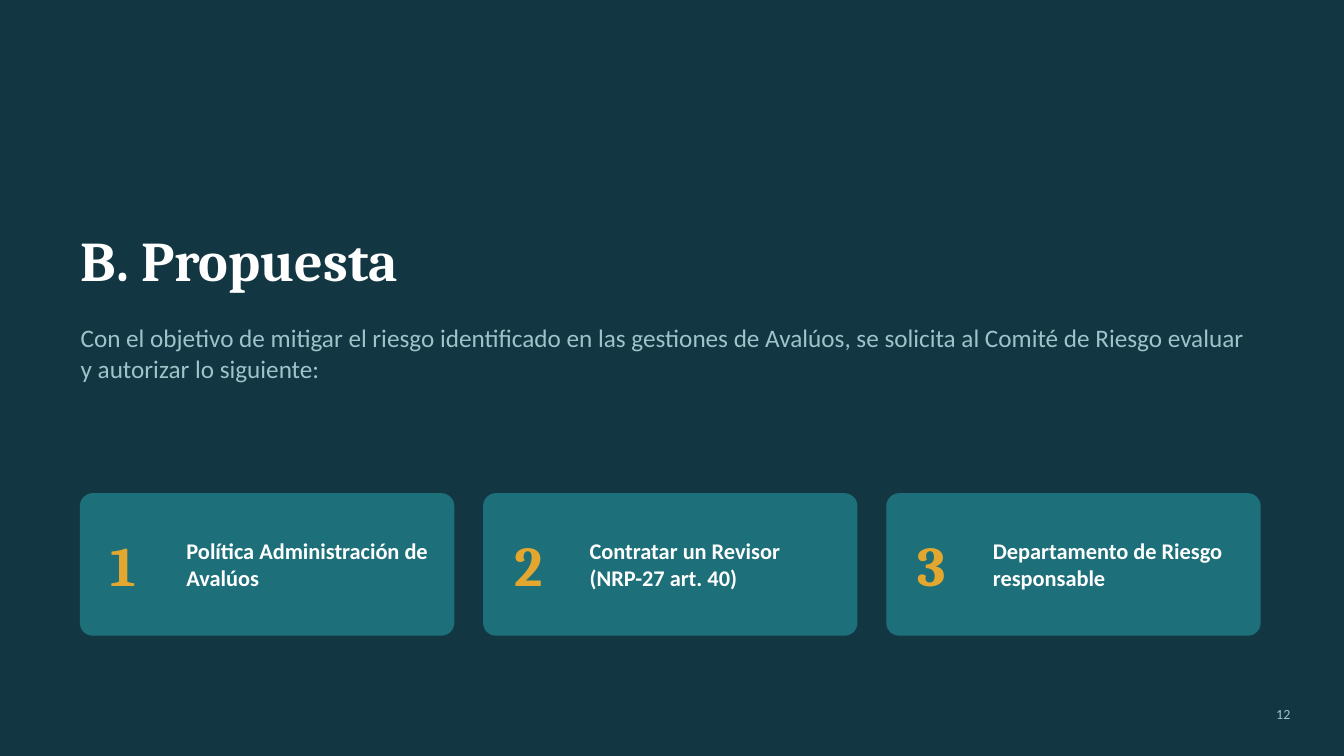
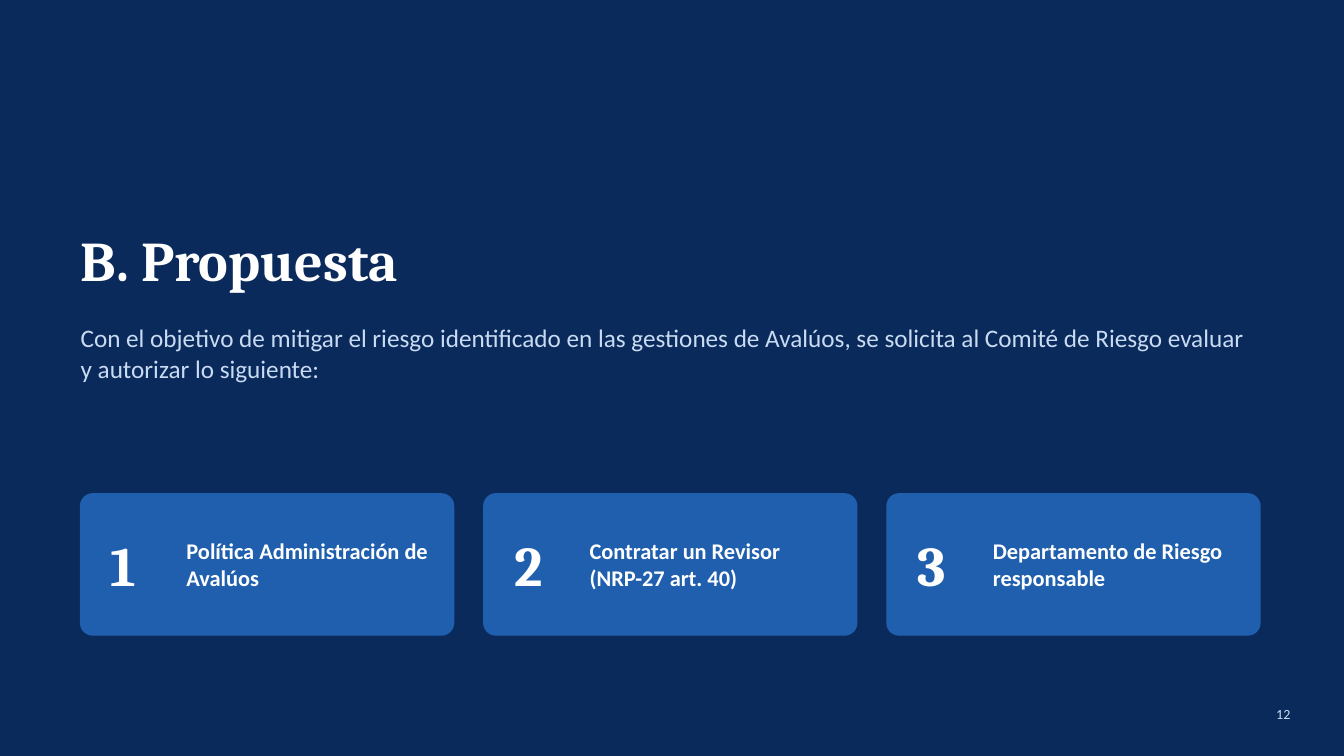
Before and after one commit to menjivar201280/riesgo, a slide deck: slide 12 of administracion-avaluos/Proyecto_Administracion_de_Avaluos.pptx. Drawn at 1344x756 pixels with LibreOffice and Linux fonts; fonts in the diff are those of the drawing. Boxes give left, top, right and bottom in pixels: in the first picture for what was removed or moved away, otherwise in the second. Text is boxed around its words. In the diff, an @@ line names an element or a change of style, - is before the commit and + after.

```diff
--- a/administracion-avaluos/Proyecto_Administracion_de_Avaluos.pptx
+++ b/administracion-avaluos/Proyecto_Administracion_de_Avaluos.pptx
@@ background #123642 to #0A2A5C @@
@@ text "Con el objetivo de mitigar ..." at (81,329,1243,383): text colour #9FC3C9 to #C9DBF2 @@
@@ fill #1D6F7A to #1F5FAE; outline #1D6F7A 1 pt to #1F5FAE 1 pt in 3 elements at (81,494,454,635), (484,494,857,635), (887,494,1260,635) @@
@@ text colour #E3A72F to #FFFFFF in 3 elements at (111,548,137,586), (514,548,542,586), (917,548,945,587) @@
@@ page number at (1276,710,1290,719): text colour #9FC3C9 to #C9DBF2 @@
```
Also in this commit, not shown: 15 other slides changed.
